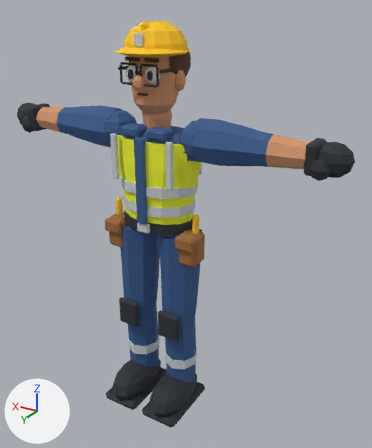
A saved change to the FBX model Assets/EscapeViggo/Art/Characters/Electrician/Models/Electrician.fbx.
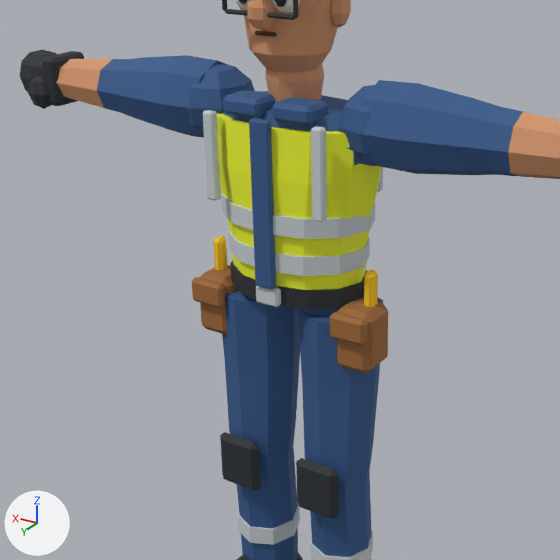
Old and new are each drawn whole from a camera (50 mm lens) standing at (-1.241, 1.829, 1.903) and looking at (-0.12, -0.039, 0.969) and again close up on the part from 2% to 79% of the width and 17% to 81% of the height. Lighting does not change. The marker at lower left points along +X, +Y and +Z. The older version's two pictures come first.

Objects in the first close-up: 'Electrician'.
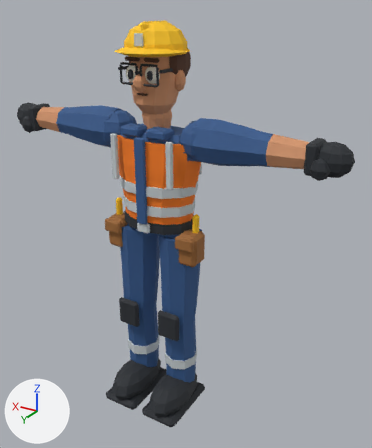
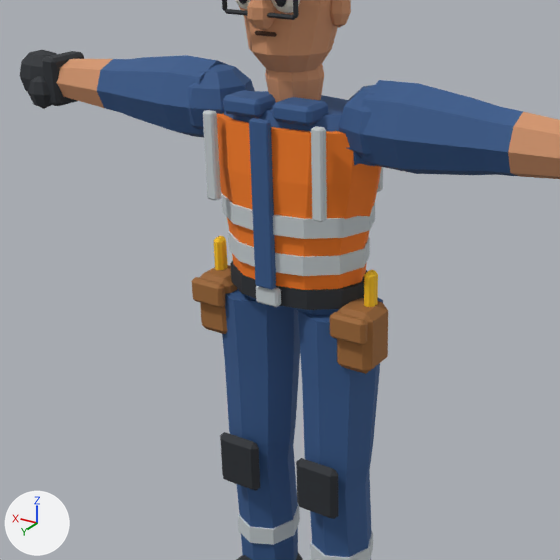
Changed parts and their boxes (x1, y1, x2, y2) in the close-ups (560 x 560 px):
'Electrician', recoloured (yellow to orange): (211, 108, 384, 293) in both

Edits to the bpy script that builds the scene:
```text
Change mat_mat_electrician_yellow:
    mat_mat_electrician_yellow.base_color: (0.85, 0.92, 0.025) -> (0.95, 0.205, 0.012)  # yellow #edf62c -> orange #f97d1d
```
